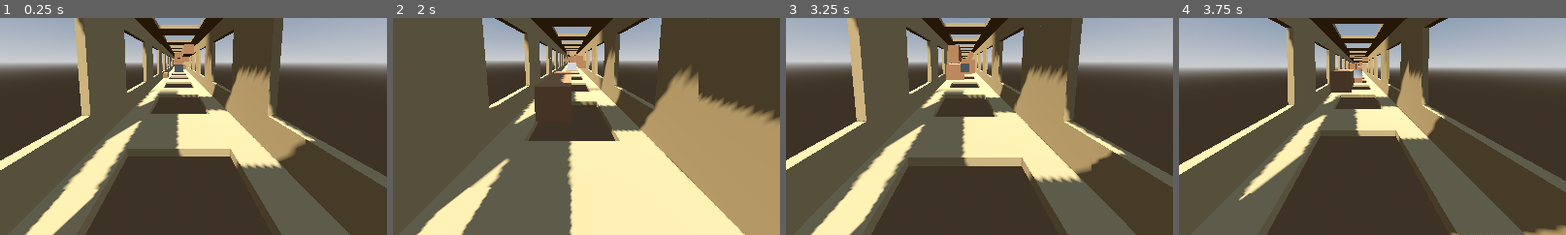
Above: before the commit, frames 1-4 (left to right).
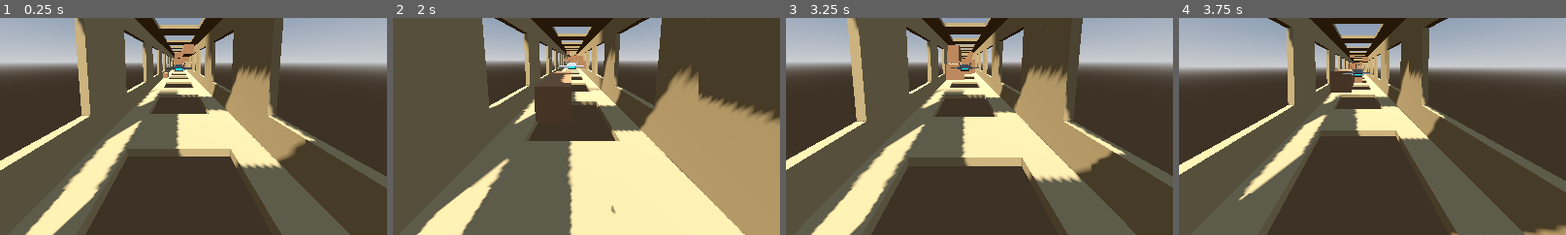
Above: after the commit, the same moments.

Repository: 12318241975/ToorsTour
Game: Godot game, scene res://scenes/level.tscn
The game is run twice, just before and just after one commit, with the same random seed, the same clock (stepped at 60 frames per second) and the same inputs.
Inputs (mouse positions are % of the whole screen's width and height, from its top left):
- Up to frame 1 (0.25 s): no input
- Up to frame 2 (2 s): tap Enter at 0.5 s; move the mouse to (55, 50) at 0.52 s; tap R at 0.6, 1.35 s; move the mouse to (45, 50) at 1.27 s
- Up to frame 3 (3.25 s): move the mouse to (52, 48) at 2.02 s; tap R at 2.1, 2.85 s; move the mouse to (49, 52) at 2.77 s
- Up to frame 4 (3.75 s): move the mouse to (57, 51) at 3.52 s; tap R at 3.6 s
The pictures show only the part of the screen within x 27-77%, y 38-88%; the shares and areas given below are measured in that part.

The runs differ from the first frame. In frame 1, less than 0.1% of the frame differs, in the area x 42-50%, y 20-25%; in frame 2, 0.1%; in frame 3, 0.1%; in frame 4, 0.1%, in the area x 42-51%, y 22-28%.

Commit message:
added player model and tuned camera lerp

Diff:
--- /dev/null
+++ b/Trail.tscn
@@ -0,0 +1,54 @@
+[gd_scene format=3 uid="uid://yfjwpeo6vm3h"]
+
+[sub_resource type="Curve" id="Curve_mnomo"]
+_limits = [0.0, 10.0, 0.0, 1.0]
+_data = [Vector2(0, 1), 0.0, 13.370378, 0, 0, Vector2(1, 10), 0.0, 0.0, 0, 0]
+point_count = 2
+
+[sub_resource type="CurveTexture" id="CurveTexture_ovwcu"]
+curve = SubResource("Curve_mnomo")
+
+[sub_resource type="Curve" id="Curve_3jo2u"]
+_data = [Vector2(0, 0), 0.0, 0.0, 0, 0, Vector2(1, 1), 0.0, 0.0, 0, 0]
+point_count = 2
+
+[sub_resource type="CurveTexture" id="CurveTexture_ikruh"]
+curve = SubResource("Curve_3jo2u")
+
+[sub_resource type="ParticleProcessMaterial" id="ParticleProcessMaterial_v02gg"]
+lifetime_randomness = 0.2
+emission_shape_scale = Vector3(0.1, 0.1, 0.1)
+emission_shape = 3
+emission_box_extents = Vector3(1, 1, 1)
+angle_min = -720.0
+angle_max = 720.0
+inherit_velocity_ratio = 1.0
+direction = Vector3(0, 0, 1)
+spread = 5.567
+initial_velocity_min = 5.0
+initial_velocity_max = 10.0
+gravity = Vector3(0, 0, 0)
+damping_min = 0.735
+damping_max = 3.4320002
+scale_min = 0.099999994
+scale_max = 0.099999994
+scale_curve = SubResource("CurveTexture_ovwcu")
+turbulence_enabled = true
+turbulence_noise_strength = 0.4
+turbulence_noise_scale = 2.632
+turbulence_influence_over_life = SubResource("CurveTexture_ikruh")
+
+[sub_resource type="StandardMaterial3D" id="StandardMaterial3D_2gas2"]
+transparency = 1
+albedo_color = Color(1, 1, 1, 0.4862745)
+
+[sub_resource type="BoxMesh" id="BoxMesh_rff7x"]
+material = SubResource("StandardMaterial3D_2gas2")
+size = Vector3(0.2, 0.2, 0.2)
+
+[node name="Node3D" type="Node3D" unique_id=1338855082]
+
+[node name="GPUParticles3D" type="GPUParticles3D" parent="." unique_id=20325964]
+amount = 50
+process_material = SubResource("ParticleProcessMaterial_v02gg")
+draw_pass_1 = SubResource("BoxMesh_rff7x")
--- a/scenes/player.tscn
+++ b/scenes/player.tscn
@@ -2,12 +2,10 @@
 
 [ext_resource type="Script" uid="uid://cwwruqlxde8uw" path="res://scripts/playerbody.gd" id="1_3vyb7"]
 [ext_resource type="Script" uid="uid://jtdhn2bnarq8" path="res://scripts/camera_3d.gd" id="1_g2els"]
-
-[sub_resource type="BoxMesh" id="BoxMesh_u8vuu"]
-size = Vector3(0.2, 0.2, 0.2)
+[ext_resource type="PackedScene" uid="uid://ckrqsqwleccwm" path="res://ship.fbx" id="3_qhqgy"]
 
 [sub_resource type="BoxShape3D" id="BoxShape3D_g2els"]
-size = Vector3(0.2, 0.2, 0.2)
+size = Vector3(0.2, 0.052508544, 0.47456056)
 
 [sub_resource type="LabelSettings" id="LabelSettings_g2els"]
 font_size = 100
@@ -29,13 +27,15 @@
 forwardSpeed = 60.0
 sensitivity = 0.055
 moveLerp = 10.0
-tiltAmount = 20.0
-
-[node name="ShipMesh" type="MeshInstance3D" parent="Playerbody" unique_id=2123166375]
-mesh = SubResource("BoxMesh_u8vuu")
+tiltAmount = -2.0
+tiltLerp = 20.0
 
 [node name="CollisionShape3D" type="CollisionShape3D" parent="Playerbody" unique_id=1703818887]
+transform = Transform3D(1, 0, 0, 0, 1, 0, 0, 0, 1, 0, 2.1358952e-05, -0.015112307)
 shape = SubResource("BoxShape3D_g2els")
+
+[node name="ship" parent="Playerbody" unique_id=1830704878 instance=ExtResource("3_qhqgy")]
+transform = Transform3D(0.4184606, 0, 0, 0, 0.4184606, 0, 0, 0, 0.4184606, 0, 0, 0)
 
 [node name="CanvasLayer" type="CanvasLayer" parent="." unique_id=1357563291]
 
Binary file added: ship.fbx
Not shown, added: ship.fbx.import
